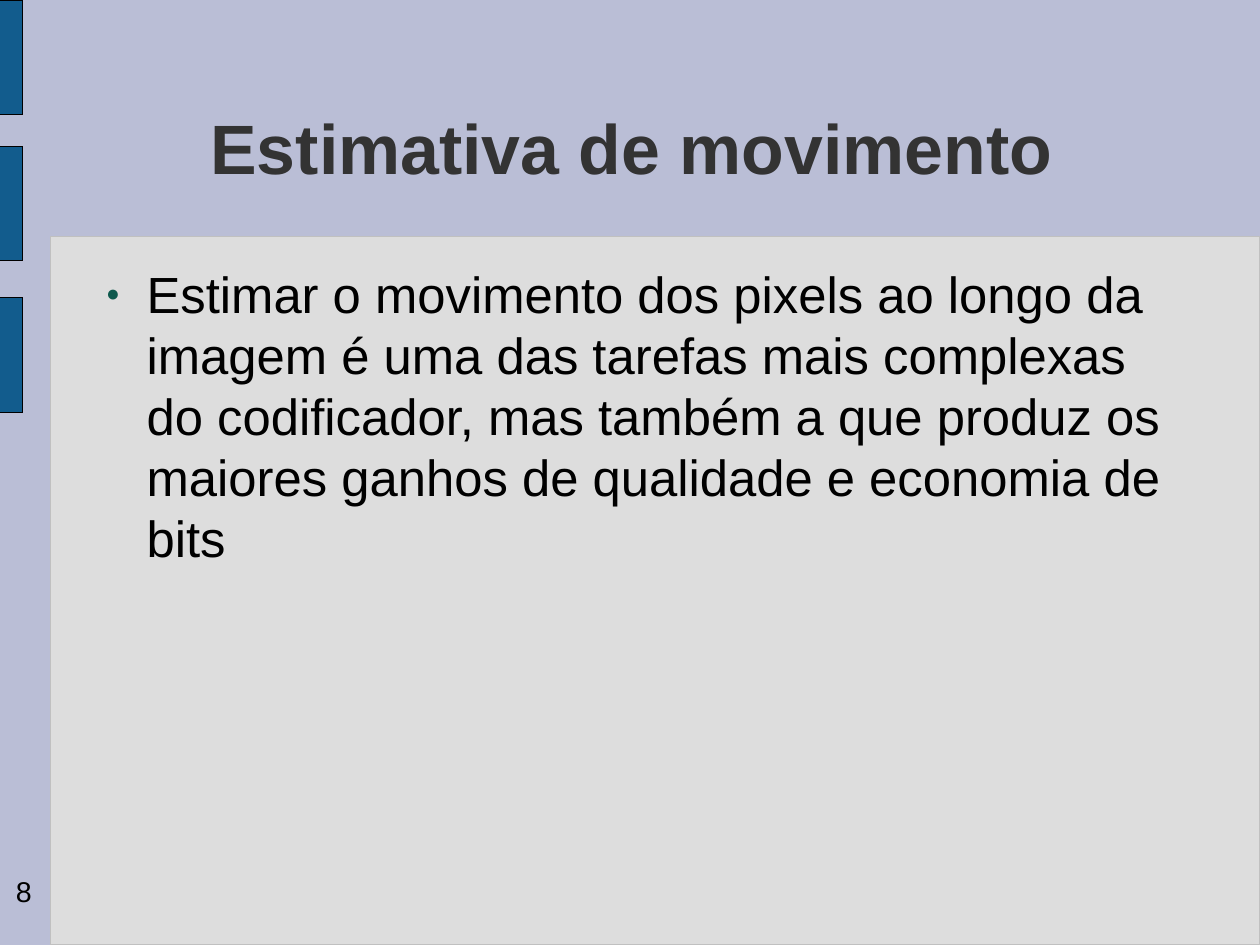
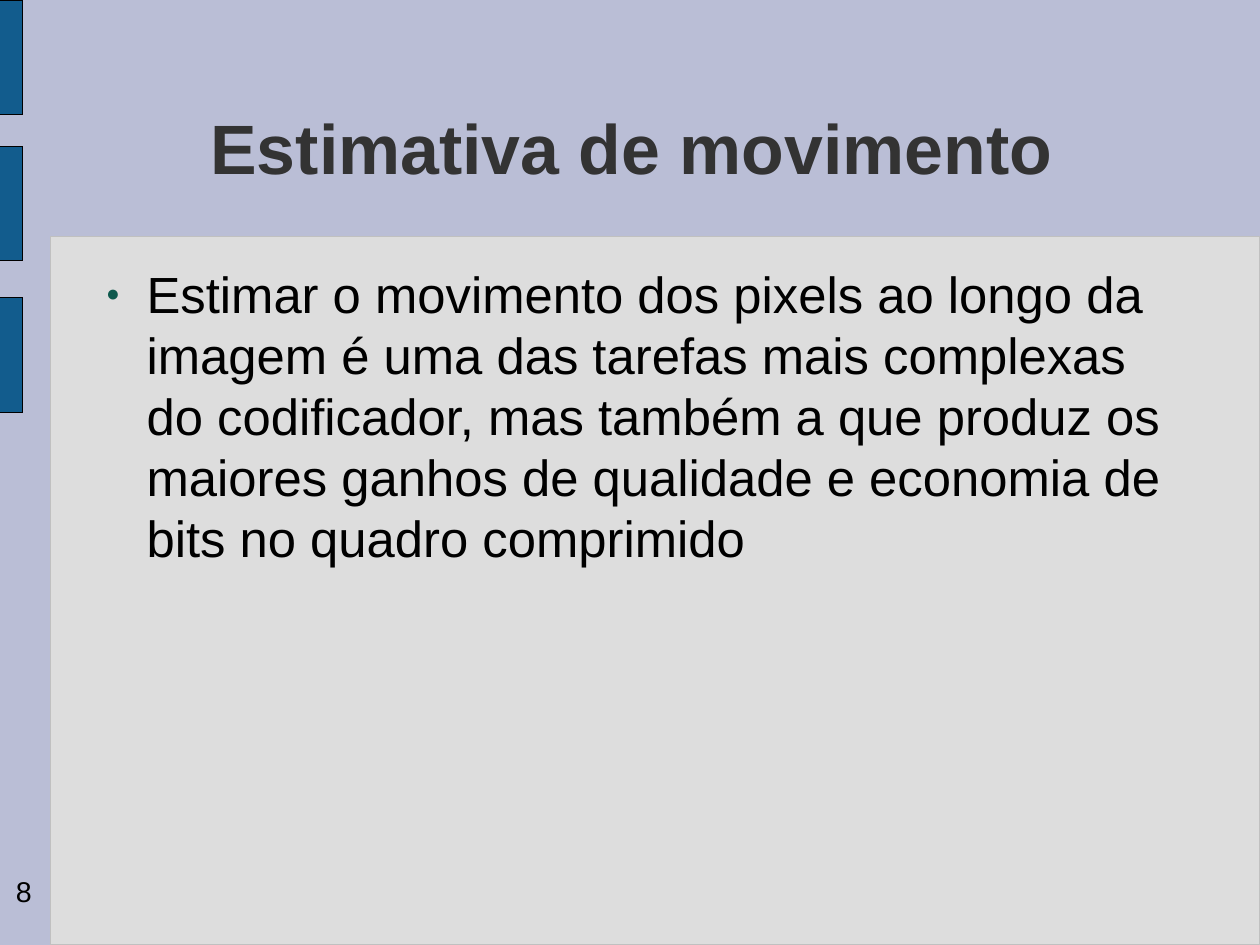
Before and after one commit to gabrieldiego/tg, a slide deck: slide 8 of artigo/apresentacao-tg2.odp. Drawn at 1260x945 pixels with LibreOffice and Linux fonts; fonts in the diff are those of the drawing; background and template pictures are left out. Boxes give left, top, right and bottom in pixels: in the first picture for what was removed or moved away, otherwise in the second. Text is boxed around its words. In the diff, an @@ line names an element or a change of style, - is before the commit and + after.

```diff
--- a/artigo/apresentacao-tg2.odp
+++ b/artigo/apresentacao-tg2.odp
@@ text at bbox=[147, 276, 1160, 567]: text changed @@
-● Estimar o movimento dos pixels ao longo da imagem é uma das tarefas mais complexas do codificador, mas também a que produz os maiores ganhos de qualidade e economia de bits
+● Estimar o movimento dos pixels ao longo da imagem é uma das tarefas mais complexas do codificador, mas também a que produz os maiores ganhos de qualidade e economia de bits no quadro comprimido
```
Also in this commit, not shown: 13 other slides changed, 3 slides added, 1 other file.
